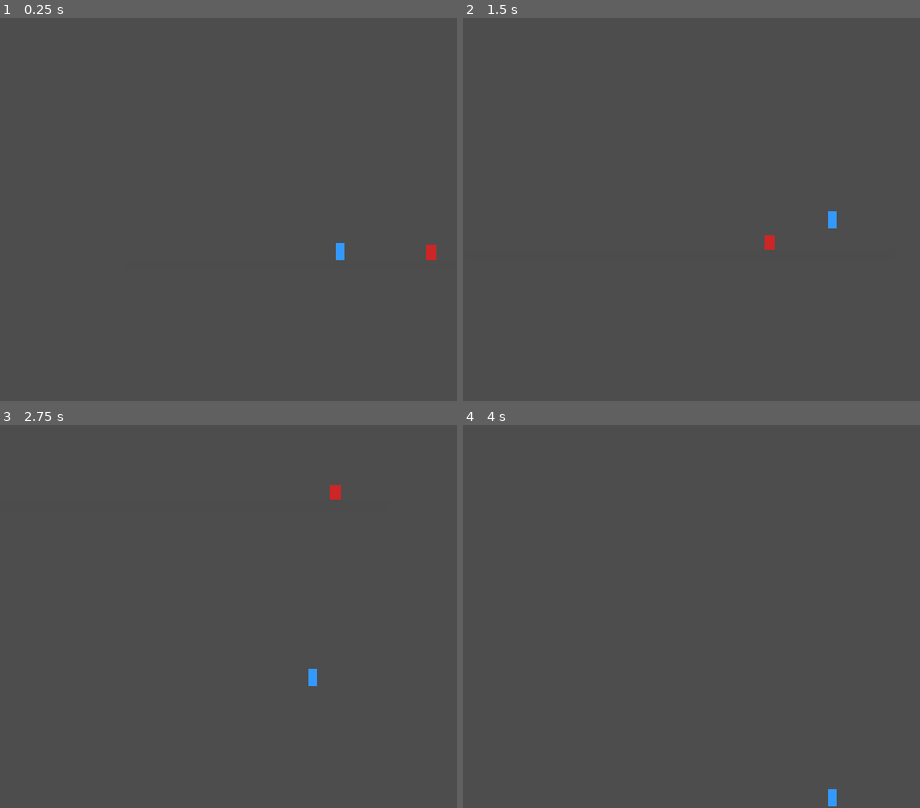
Above: before the commit, frames 1-4 (two rows, left to right).
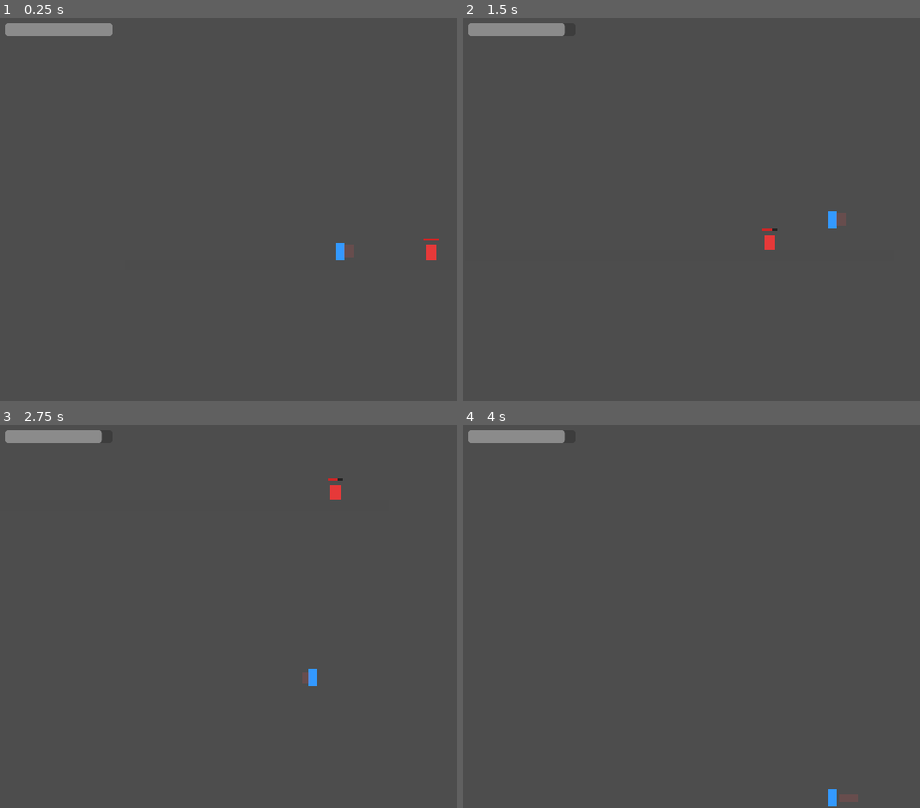
Above: after the commit, the same moments.

Repository: BrightHorizon-16/Everfall-Side-scroller-
Game: Godot game, scene res://scenes/main.tscn
The game is run twice, just before and just after one commit, with the same random seed, the same clock (stepped at 60 frames per second) and the same inputs.
Inputs:
- Up to frame 1 (0.25 s): no input
- Up to frame 2 (1.5 s): tap Enter at 0.5 s; hold D (move_right) from 0.53 s (still down); tap J (attack) at 0.6 s; tap Space (jump) at 0.77 s; tap 1 at 1.35 s
- Up to frame 3 (2.75 s): tap Space (jump) at 1.52 s; release D (move_right) at 2.03 s; hold A (move_left) from 2.03 s (still down); tap 2 at 2.1 s
- Up to frame 4 (4 s): release A (move_left) at 2.78 s; hold D (move_right) from 2.78 s (still down); tap 3 at 2.85 s; tap Space (jump) at 3.02, 3.77 s; tap J (attack) at 3.6 s

The runs differ from the first frame. In frame 1, 1.0% of the frame differs, in the area x 1-97%, y 1-64%; in frame 2, 0.9%; in frame 3, 0.9%; in frame 4, 0.8%.

Commit message:
Beginner World region + player/enemy health bars + hitbox debug visualization

Diff:
--- a/scenes/enemies/chaser.tscn
+++ b/scenes/enemies/chaser.tscn
@@ -1,10 +1,11 @@
-[gd_scene load_steps=8 format=3]
+[gd_scene load_steps=9 format=3]
 
 [ext_resource type="Script" path="res://scripts/enemies/chaser.gd" id="1_chaser_root"]
 [ext_resource type="Script" path="res://scripts/enemies/chaser_ai.gd" id="2_ai"]
 [ext_resource type="Script" path="res://scripts/components/health.gd" id="3_health"]
 [ext_resource type="Script" path="res://scripts/components/hurtbox.gd" id="4_hurtbox"]
 [ext_resource type="Script" path="res://scripts/components/hitbox.gd" id="5_hitbox"]
+[ext_resource type="Script" path="res://scripts/components/enemy_health_bar.gd" id="6_health_bar"]
 
 [sub_resource type="RectangleShape2D" id="RectangleShape2D_body"]
 size = Vector2(20, 28)
@@ -49,3 +50,6 @@
 
 [node name="CollisionShape2D" type="CollisionShape2D" parent="Hitbox"]
 shape = SubResource("RectangleShape2D_hitbox")
+
+[node name="EnemyHealthBar" type="Node2D" parent="."]
+script = ExtResource("6_health_bar")
--- a/scenes/main.tscn
+++ b/scenes/main.tscn
@@ -2,29 +2,14 @@
 
 [ext_resource type="PackedScene" path="res://scenes/player/player.tscn" id="1_player"]
 [ext_resource type="Script" path="res://scripts/camera/camera_follow.gd" id="2_camera_follow"]
-[ext_resource type="PackedScene" path="res://scenes/enemies/chaser.tscn" id="3_chaser"]
-
-[sub_resource type="RectangleShape2D" id="RectangleShape2D_2"]
-size = Vector2(800, 20)
+[ext_resource type="PackedScene" path="res://scenes/regions/beginner_world.tscn" id="3_beginner_world"]
+[ext_resource type="Script" path="res://scripts/ui/player_health_bar.gd" id="4_player_health_bar"]
 
 [node name="Main" type="Node2D"]
 
 [node name="World" type="Node2D" parent="."]
 
-[node name="TestFloor" type="StaticBody2D" parent="World"]
-position = Vector2(0, 300)
-collision_layer = 1
-collision_mask = 0
-
-[node name="CollisionShape2D" type="CollisionShape2D" parent="World/TestFloor"]
-shape = SubResource("RectangleShape2D_2")
-
-[node name="Polygon2D" type="Polygon2D" parent="World/TestFloor"]
-polygon = PackedVector2Array(-400, -10, 400, -10, 400, 10, -400, 10)
-color = Color(0.3, 0.3, 0.3, 1)
-
-[node name="TestChaser" parent="World" instance=ExtResource("3_chaser")]
-position = Vector2(200, 250)
+[node name="BeginnerWorld" parent="World" instance=ExtResource("3_beginner_world")]
 
 [node name="Player" parent="." instance=ExtResource("1_player")]
 position = Vector2(0, 250)
@@ -35,3 +20,10 @@
 target_path = NodePath("../Player")
 
 [node name="UI" type="CanvasLayer" parent="."]
+
+[node name="PlayerHealthBar" type="ProgressBar" parent="UI"]
+offset_left = 16.0
+offset_top = 16.0
+offset_right = 216.0
+offset_bottom = 40.0
+script = ExtResource("4_player_health_bar")
--- /dev/null
+++ b/scenes/regions/beginner_world.tscn
@@ -0,0 +1,23 @@
+[gd_scene load_steps=3 format=3]
+
+[ext_resource type="PackedScene" path="res://scenes/enemies/chaser.tscn" id="1_chaser"]
+
+[sub_resource type="RectangleShape2D" id="RectangleShape2D_floor"]
+size = Vector2(800, 20)
+
+[node name="BeginnerWorld" type="Node2D"]
+
+[node name="Floor" type="StaticBody2D" parent="."]
+position = Vector2(0, 300)
+collision_layer = 1
+collision_mask = 0
+
+[node name="CollisionShape2D" type="CollisionShape2D" parent="Floor"]
+shape = SubResource("RectangleShape2D_floor")
+
+[node name="Polygon2D" type="Polygon2D" parent="Floor"]
+polygon = PackedVector2Array(-400, -10, 400, -10, 400, 10, -400, 10)
+color = Color(0.3, 0.3, 0.3, 1)
+
+[node name="Chaser" parent="." instance=ExtResource("1_chaser")]
+position = Vector2(200, 250)
--- /dev/null
+++ b/scripts/components/enemy_health_bar.gd
@@ -0,0 +1,33 @@
+extends Node2D
+## EnemyHealthBar
+##
+## Small world-space health bar drawn above whatever entity this is a
+## child of. Generic - works for any entity with a sibling Health
+## component, not just Chaser, so future enemy types can reuse it as-is.
+class_name EnemyHealthBar
+
+@export var bar_size: Vector2 = Vector2(28, 4)
+@export var offset_above: float = 24.0
+
+var _health: Health
+var _health_percent: float = 1.0
+
+
+func _ready() -> void:
+	position = Vector2(0, -offset_above)
+	_health = get_parent().get_node("Health")
+	_health.health_changed.connect(_on_health_changed)
+	queue_redraw()
+
+
+func _on_health_changed(current: int, max_hp: int) -> void:
+	_health_percent = float(current) / float(max_hp) if max_hp > 0 else 0.0
+	queue_redraw()
+
+
+func _draw() -> void:
+	var half := bar_size / 2.0
+	var top_left := -half
+	draw_rect(Rect2(top_left, bar_size), Color(0.1, 0.1, 0.1, 0.8))
+	var fill_width := bar_size.x * _health_percent
+	draw_rect(Rect2(top_left, Vector2(fill_width, bar_size.y)), Color(0.8, 0.15, 0.15, 1))
--- a/scripts/components/hitbox.gd
+++ b/scripts/components/hitbox.gd
@@ -5,15 +5,38 @@
 ## areas entering it and calls take_hit() on them. Used both for the
 ## player's attack swing (toggled on/off by Combat) and an enemy's
 ## always-on contact damage - the same script, different usage.
+##
+## Also a permanent debug tool: while debug_visible is on, it draws its
+## own collision area so hitbox reach/timing is visible during testing.
+## This is a dev toggle meant to stay in the code, not scaffolding to
+## delete - it'll likely just get switched off by default once real
+## swing animations exist to show reach visually instead.
 class_name Hitbox
 
 @export var damage: int = 10
+@export var debug_visible: bool = true
 
 
 func _ready() -> void:
 	area_entered.connect(_on_area_entered)
 
 
+func _process(_delta: float) -> void:
+	if debug_visible:
+		queue_redraw()
+
+
 func _on_area_entered(area: Area2D) -> void:
 	if area is Hurtbox:
 		area.take_hit(damage)
+
+
+func _draw() -> void:
+	if not debug_visible:
+		return
+	var shape_node := get_node_or_null("CollisionShape2D") as CollisionShape2D
+	if not shape_node or not (shape_node.shape is RectangleShape2D):
+		return
+	var size: Vector2 = (shape_node.shape as RectangleShape2D).size
+	var color := Color(1, 0.3, 0.3, 0.5) if monitoring else Color(1, 0.3, 0.3, 0.15)
+	draw_rect(Rect2(-size / 2.0, size), color)
--- /dev/null
+++ b/scripts/ui/player_health_bar.gd
@@ -0,0 +1,22 @@
+extends ProgressBar
+## PlayerHealthBar
+##
+## Displays the player's current HP in the fixed UI. Finds the Player via
+## the "player" group and listens to its Health component - doesn't need
+## a direct scene reference, so it keeps working if Player's position in
+## the tree changes.
+class_name PlayerHealthBar
+
+
+func _ready() -> void:
+	show_percentage = false
+	var player := get_tree().get_first_node_in_group("player")
+	if player:
+		var health: Health = player.get_node("Health")
+		health.health_changed.connect(_on_health_changed)
+		_on_health_changed(health.current_health, health.max_health)
+
+
+func _on_health_changed(current: int, max_hp: int) -> void:
+	max_value = max_hp
+	value = current
Not shown, changed: PROGRESS.md
